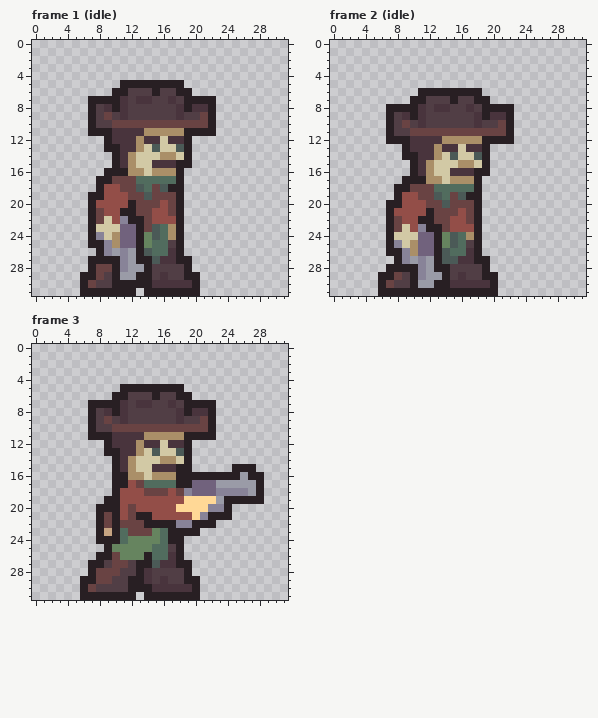
Pixel-art file: dev/player.aseprite. Above: the version before the commit.
32x32 pixels, 3 frames. Shown: frame 1 (idle), frame 2 (idle), frame 3. The commit also changed other frames, which this record leaves out.
New version:
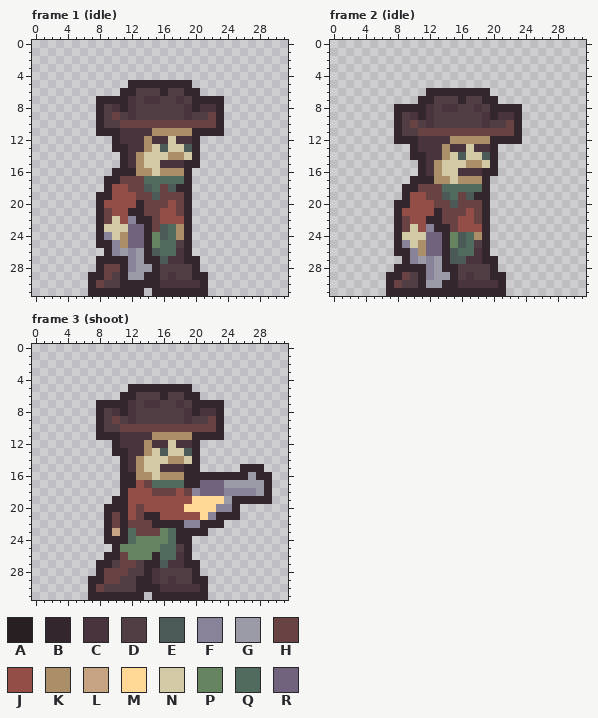
Palette (. is transparent): A #281f23  B #33272d  C #49343d  D #513e45  E #4b5a57  F #888398  G #9a9ba7  H #694343  J #934e48  K #aa8f68  L #c6a482  M #ffd896  N #d2c9a5  P #66845f  Q #516c5e  R #71627d
Changes in this commit:
Changed rows in their new state; - is an unchanged pixel.
Frame 1 (idle):
first column x 6:
 5 -----.BBBBBBBB----
 6 ----.BB--DB-DBB---
 7 -.BBBBCD-C-DCDBBBB
 8 -.BDCBC-----DCB-CB
 9 -.BDHDC-----DC-DHB
10 -.B-D-----------HB
11 -.BBB---C----KBBBB
12 ---.B--CK-CN-CB---
13 ---.BB-CKNE-NEB---
14 ----.BCK--N-KNB---
15 ----.BCK-N--CBB---
16 ---.BBB-KN--KB----
17 --.BB--H----QB----
18 --.B-J-HEQHEBB----
19 -.BB--J-HE--HB----
20 -.B---JB--HJHB----
21 -.BH-JBB-H-JHB----
22 -.BHNJFBBH--JB----
23 -.B--N-RBHEQKB----
24 -.BFNK-RBPEQKB----
25 -.BBFK-RBP-QDB----
26 --.BFGFGBE-QCB----
27 -.BBBBFGBBE-CBB---
28 -.B-HBF-GB---DB---
29 .BBHDB-GBBDC-DBB--
30 .BH-DBBBBB----CB--
31 .BBBBBBB.BBBBBBB--
Frame 2 (idle):
first column x 6:
 6 -----.BBBBBBBB----
 7 ----.BB--DB-DBB---
 8 -.BBBBCD-C-DCDBBBB
 9 -.BDCBC-----DCB-CB
10 -.BDHDC-----DC-DHB
11 -.B-D-----------HB
12 -.BBB---C----KBBBB
13 ---.B--CK-CN-CB---
14 ---.BB-CKNE-NEB---
15 ----.BCK--N-KNB---
16 ----.BCK-N--CBB---
17 ---.BBB-KN--KB----
18 --.BB--H----QB----
19 --.B-J-HEQHEBB----
20 -.BB--J-HE--HB----
21 -.B---JB--HJHB----
22 -.BH-JBB-H-JHB----
23 -.BHNJFBBH--JB----
24 -.B--N-RBPEQKB----
25 -.BFNK-RBPEQDB----
26 -.BBFK-RBE-QCB----
27 --.BFGFGB-E-CBB---
28 -.BBBBFGBB---DB---
29 .BBHDBF-GBDC-DBB--
30 .BH-DB-GBB----CB--
31 .BBBBBBBBBBBBBBB--
Frame 3 (shoot):
first column x 6:
 5 -----.BBBBBBBB----------
 6 ----.BB--DB-DBB---------
 7 -.BBBBCD-C-DCDBBBB------
 8 -.BDCBC-----DCB-CB------
 9 -.BDHDC-----DC-DHB------
10 -.B-D-----------HB------
11 -.BBB---C----KBBBB------
12 ---.B--CK-CN-CB---------
13 ---.BB-CKNE-NEB---------
14 ----.BCK--N-KNB---------
15 ----.BCK-N--CBB----.BBB-
16 ----.BB-KN--KBBBBBBBBGBB
17 ----.BBJH---QBB--R----GB
18 ----.B--J--HJHF--R---FGB
19 ---.BB-------J---MGBBBBB
20 --.BBBJH----J---M-FB----
21 --.BHBJHBB----JMFBBB----
22 --.BHB--HBBBB-FBBB------
23 --.BLBQ--HPQBBBB--------
24 --.BBBQ---PQBB----------
25 ---.B----P-QDB----------
26 --.BBH--PB-QCB----------
27 -.BBD-HDBBE-CBB---------
28 -.B--H-DBC---DB---------
29 .BB-H-DBBCDC-DBB--------
30 .BH---DBBB----CB--------
31 .BBBBBBB.BBBBBBB--------
Changed places in both pictures, as pixel boxes (x1, y1, x2, y2):
changed: (80, 80, 224, 296)
changed: (378, 88, 522, 296)
changed: (80, 384, 272, 600)
